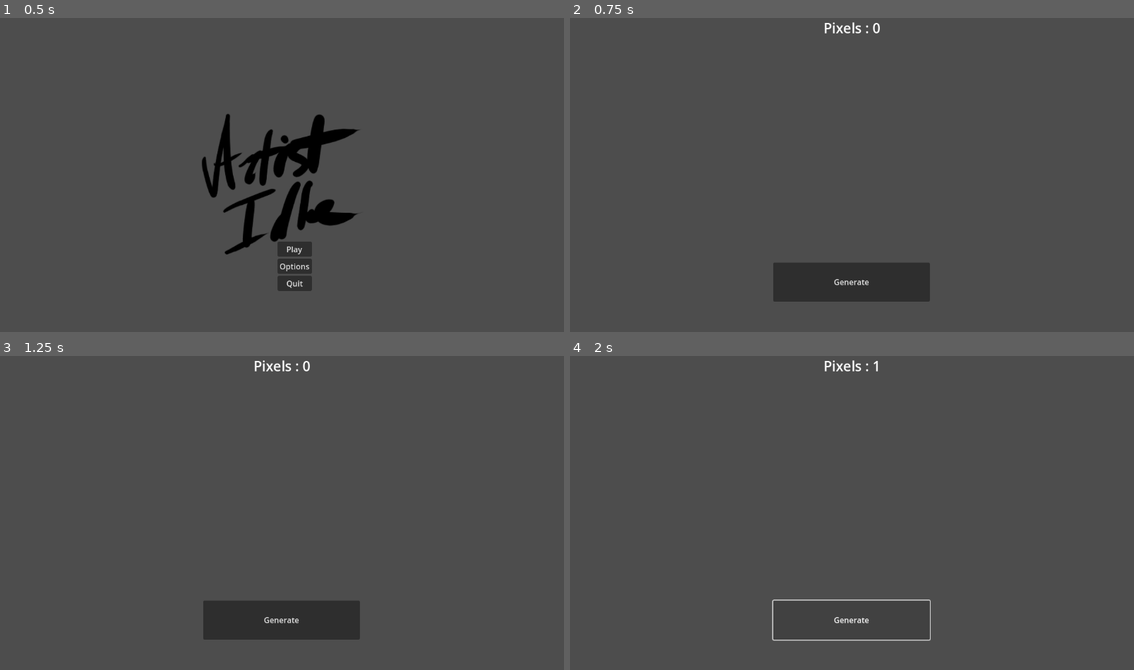
Above: before the commit, frames 1-4 (two rows, left to right).
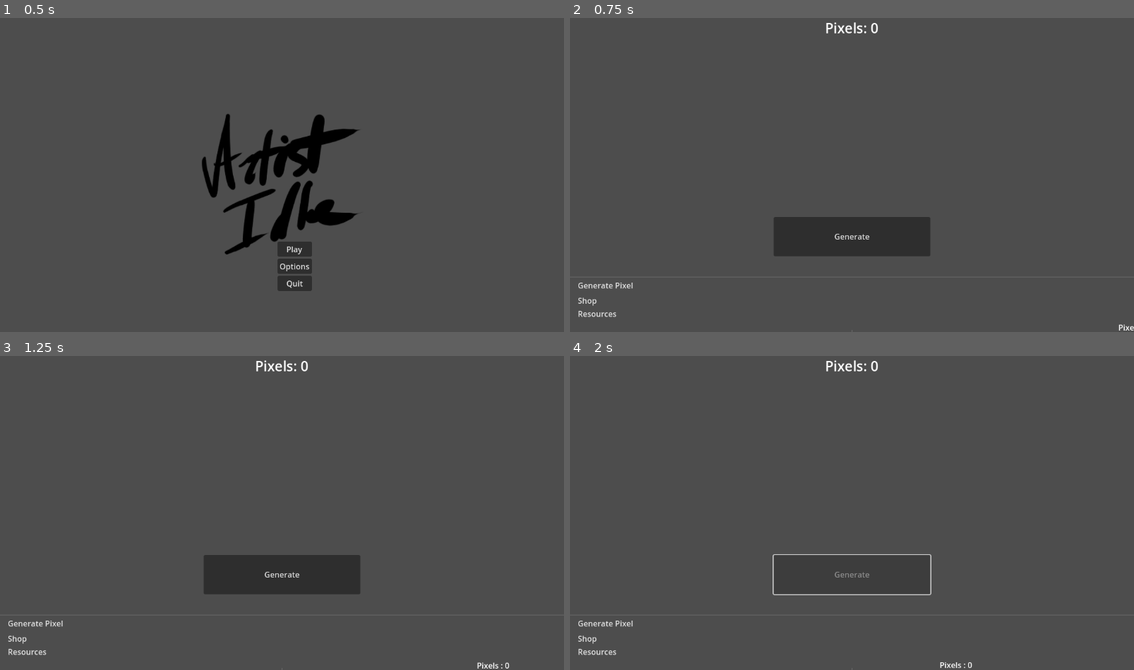
Above: after the commit, the same moments.

Repository: conquestace/ArtistIdle
Game: Godot game, scene res://scenes/menu.tscn
Same seed, same stepped clock (60 frames per second), same inputs: the game is played once before the commit and once after it.
Inputs:
- Up to frame 1 (0.5 s): no input
- Up to frame 2 (0.75 s): click "Play" at 0.5 s
- Up to frame 3 (1.25 s): no input
- Up to frame 4 (2 s): click "Generate" at 1.25 s

Frame 1 is identical in both runs. In frame 2, 7.2% of the frame differs, in the area x 1-100%, y 1-100%; in frame 3, 7.3%, in the area x 1-91%, y 1-100%; in frame 4, 1.2%.

Commit message:
work of day

Diff:
--- /dev/null
+++ b/code/GeneratePixels.gd
@@ -0,0 +1,51 @@
+class_name GeneratePixel
+extends Control
+
+@export var label : Label
+@export var button : Button
+@export var timer : Timer
+
+## for Signalling
+@export var view : UserInterface.Views
+## references to the user interface
+@export var user_interface : UserInterface
+
+
+
+func _ready() -> void:
+	update_label_text()
+	user_interface.navigation_requested.connect(_on_navigation_request)
+	visible = true
+
+func _procress(_delta: float) -> void:
+	update_label_text()
+
+func generate_pixel() -> void:
+	Game.ref.data.pixels += 1
+	update_label_text()
+
+func update_label_text() -> void:
+	label.text = "Pixels: %s" %Game.ref.data.pixels
+
+func begin_generating_pixels() -> void:
+	timer.start()
+	button.disabled = true
+
+
+func _on_button_pressed() -> void:
+	begin_generating_pixels()
+
+
+func _on_timer_timeout() -> void:
+	generate_pixel()
+
+
+func _on_generate_pressed():
+	begin_generating_pixels()
+
+## Watches for navigation request and reacts accordingly
+func _on_navigation_request(requested_view : UserInterface.Views) -> void:
+	if requested_view == view:
+		visible = true
+		return
+	visible = false
--- /dev/null
+++ b/code/Resources.gd
@@ -0,0 +1,2 @@
+class_name Resources
+extends LinkButton
--- /dev/null
+++ b/code/TickerLabel.gd
@@ -0,0 +1,11 @@
+class_name TickerLabel
+extends Label
+
+func _onready():
+	text = "pixel"
+
+func _process(_delta: float) -> void:
+	update_text()
+
+func update_text() -> void:
+	text = "Pixels : %s" %Game.ref.data.pixels
--- a/code/game.gd
+++ /dev/null
@@ -1,28 +0,0 @@
-class_name Game
-extends Control
-##Clicker for Artist AIdle.
-
-
-@export var label : Label
-##Current amount of Pixels baked.
-var pixels : int = 0
-
-
-## Initialize the game at launch.
-func _ready() -> void:
-	update_label_text()
-
-
-## Creates 1 pixel per click.
-func generate_pixel() -> void:
-	pixels += 1
-	update_label_text()
-
-## Updates the label
-func update_label_text() -> void:
-	label.text = "Pixels : %s" %pixels
-
-
-## Clicking the Button generates pixels
-func _on_generate_pressed() -> void:
-	generate_pixel()
--- a/code/menu.gd
+++ b/code/menu.gd
@@ -1,7 +1,7 @@
 extends Control
 
 func _on_play_pressed():
-	get_tree().change_scene_to_file("res://scenes/game.tscn")
+	get_tree().change_scene_to_file("res://scenes/game/game.tscn")
 
 func _on_options_pressed():
 	get_tree().change_scene_to_file("res://scenes/options.tscn")
--- /dev/null
+++ b/code/scrollingticker.gd
@@ -0,0 +1,24 @@
+class_name TickerText
+extends Control
+
+@onready var ticker_label = $TickerLabel
+@onready var animation_player = $AnimationPlayer
+
+
+
+func _ready():
+	animation_player.play("Scroll")
+
+func set_text(new_text):
+	ticker_label.text = new_text
+	reset_animation()
+
+func reset_animation():
+	animation_player.stop
+	ticker_label.rect_min_size = Vector2(ticker_label.font.get_string_size(ticker_label.text).x, ticker_label.rect_min_size.y)
+	animation_player.play("Scroll")
+
+
+# Called every frame. 'delta' is the elapsed time since the previous frame.
+func _process(delta):
+	pass
--- /dev/null
+++ b/code/shop.gd
@@ -0,0 +1,17 @@
+class_name Shop
+extends Control
+
+## for Signalling
+@export var view : UserInterface.Views
+@export var user_interface : UserInterface
+
+func _ready() -> void:
+	user_interface.navigation_requested.connect(_on_navigation_request)
+	visible = false
+
+## Watches for navigation request and reacts accordingly
+func _on_navigation_request(requested_view : UserInterface.Views) -> void:
+	if requested_view == view:
+		visible = true
+		return
+	visible = false
--- /dev/null
+++ b/code/user_interface.gd
@@ -0,0 +1,18 @@
+class_name UserInterface
+extends Control
+##Main Screen for Artist AIdle.
+
+enum Views {
+	GENERATE_PIXELS,
+	SHOP,
+}
+
+signal navigation_requested(view : Views)
+
+
+func _on_gen_pix_link_pressed() -> void:
+	navigation_requested.emit(Views.GENERATE_PIXELS)
+
+
+func _on_shoplink_pressed() -> void:
+	navigation_requested.emit(Views.SHOP)
--- a/project.godot
+++ b/project.godot
@@ -15,6 +15,12 @@
 config/features=PackedStringArray("4.2", "GL Compatibility")
 config/icon="res://icon.svg"
 
+[file_customization]
+
+folder_colors={
+"res://scripts/": "pink"
+}
+
 [rendering]
 
 renderer/rendering_method="gl_compatibility"
--- a/scenes/game.tscn
+++ b/scenes/GeneratePixels.tscn
@@ -1,16 +1,20 @@
-[gd_scene load_steps=2 format=3 uid="uid://dq53b7sh0ka3a"]
+[gd_scene load_steps=2 format=3 uid="uid://cmakwlb4xrdkc"]
 
-[ext_resource type="Script" path="res://code/game.gd" id="1_ntmhr"]
+[ext_resource type="Script" path="res://code/GeneratePixels.gd" id="1_4b7ca"]
 
-[node name="Game" type="Control" node_paths=PackedStringArray("label")]
+[node name="GeneratePixels" type="Control" node_paths=PackedStringArray("label", "button", "timer")]
 layout_mode = 3
 anchors_preset = 15
 anchor_right = 1.0
 anchor_bottom = 1.0
 grow_horizontal = 2
 grow_vertical = 2
-script = ExtResource("1_ntmhr")
+script = ExtResource("1_4b7ca")
 label = NodePath("Pixels")
+button = NodePath("Generate")
+timer = NodePath("Timer")
+
+[node name="Timer" type="Timer" parent="."]
 
 [node name="Pixels" type="Label" parent="."]
 layout_mode = 0
@@ -25,17 +29,18 @@
 [node name="Generate" type="Button" parent="."]
 custom_minimum_size = Vector2(320, 80)
 layout_mode = 1
-anchors_preset = -1
-anchor_left = 0.499132
-anchor_top = 0.904321
-anchor_right = 0.499132
-anchor_bottom = 0.904321
+anchors_preset = 7
+anchor_left = 0.5
+anchor_top = 1.0
+anchor_right = 0.5
+anchor_bottom = 1.0
 offset_left = -160.0
-offset_top = -80.0
+offset_top = -116.0
 offset_right = 160.0
+offset_bottom = -36.0
 grow_horizontal = 2
 grow_vertical = 0
 text = "Generate"
-metadata/_edit_use_anchors_ = true
 
+[connection signal="timeout" from="Timer" to="." method="_on_timer_timeout"]
 [connection signal="pressed" from="Generate" to="." method="_on_generate_pressed"]
--- /dev/null
+++ b/scenes/game/game.gd
@@ -0,0 +1,23 @@
+class_name Game
+extends Node
+
+## Main node of the game
+
+## Singleton reference
+static var ref : Game
+
+## Singleton check
+func _singleton_check() -> void:
+	if not ref:
+		ref = self
+		return
+
+	queue_free()
+
+## Contains data to save and load
+var data : Data
+
+## Singleton check and Data initalization
+func _enter_tree() -> void:
+	_singleton_check()
+	data = Data.new()
--- /dev/null
+++ b/scenes/game/game.tscn
@@ -0,0 +1,9 @@
+[gd_scene load_steps=3 format=3 uid="uid://bv2qhskncn2ud"]
+
+[ext_resource type="Script" path="res://scenes/game/game.gd" id="1_morv0"]
+[ext_resource type="PackedScene" uid="uid://bpt208h8vpo72" path="res://scenes/user_interface.tscn" id="2_qiunw"]
+
+[node name="Game" type="Node"]
+script = ExtResource("1_morv0")
+
+[node name="UserInterface" parent="." instance=ExtResource("2_qiunw")]
--- /dev/null
+++ b/scenes/scrollingticker.tscn
@@ -0,0 +1,93 @@
+[gd_scene load_steps=6 format=3 uid="uid://cmm3usxaehjcg"]
+
+[ext_resource type="Script" path="res://code/scrollingticker.gd" id="1_sqhw5"]
+[ext_resource type="Script" path="res://code/TickerLabel.gd" id="2_723cf"]
+
+[sub_resource type="Animation" id="Animation_ewpd7"]
+length = 0.001
+tracks/0/type = "value"
+tracks/0/imported = false
+tracks/0/enabled = true
+tracks/0/path = NodePath(".:position")
+tracks/0/interp = 1
+tracks/0/loop_wrap = true
+tracks/0/keys = {
+"times": PackedFloat32Array(0),
+"transitions": PackedFloat32Array(1),
+"update": 0,
+"values": [Vector2(5, 4)]
+}
+tracks/1/type = "value"
+tracks/1/imported = false
+tracks/1/enabled = true
+tracks/1/path = NodePath(".:rotation")
+tracks/1/interp = 1
+tracks/1/loop_wrap = true
+tracks/1/keys = {
+"times": PackedFloat32Array(0),
+"transitions": PackedFloat32Array(1),
+"update": 0,
+"values": [0.0]
+}
+
+[sub_resource type="Animation" id="Animation_aof82"]
+resource_name = "Scroll"
+loop_mode = 1
+tracks/0/type = "value"
+tracks/0/imported = false
+tracks/0/enabled = true
+tracks/0/path = NodePath(".:position")
+tracks/0/interp = 1
+tracks/0/loop_wrap = true
+tracks/0/keys = {
+"times": PackedFloat32Array(0, 0.5, 0.8, 1),
+"transitions": PackedFloat32Array(1, 1, 1, 1),
+"update": 0,
+"values": [Vector2(1160, 6), Vector2(2, 3), Vector2(-648, 4), Vector2(-1155, 3)]
+}
+tracks/1/type = "value"
+tracks/1/imported = false
+tracks/1/enabled = true
+tracks/1/path = NodePath(".:rotation")
+tracks/1/interp = 1
+tracks/1/loop_wrap = true
+tracks/1/keys = {
+"times": PackedFloat32Array(0, 0.5, 0.8, 1),
+"transitions": PackedFloat32Array(1, 1, 1, 1),
+"update": 0,
+"values": [0.0, 0.0, 0.0, 0.0]
+}
+
+[sub_resource type="AnimationLibrary" id="AnimationLibrary_cvmhm"]
+_data = {
+"RESET": SubResource("Animation_ewpd7"),
+"Scroll": SubResource("Animation_aof82")
+}
+
+[node name="Control" type="Control"]
+layout_mode = 3
+anchors_preset = 15
+anchor_right = 1.0
+anchor_bottom = 1.0
+grow_horizontal = 2
+grow_vertical = 2
+script = ExtResource("1_sqhw5")
+
+[node name="AnimationPlayer" type="AnimationPlayer" parent="."]
+root_node = NodePath("../TickerLabel")
+libraries = {
+"": SubResource("AnimationLibrary_cvmhm")
+}
+speed_scale = 0.126
+
+[node name="TickerLabel" type="Label" parent="."]
+layout_mode = 1
+anchors_preset = 10
+anchor_right = 1.0
+offset_left = 5.0
+offset_top = 4.0
+offset_right = 4613.0
+offset_bottom = 27.0
+grow_horizontal = 2
+text = "text"
+script = ExtResource("2_723cf")
--- /dev/null
+++ b/scenes/shop.tscn
@@ -0,0 +1,20 @@
+[gd_scene load_steps=2 format=3 uid="uid://diyltduluat6k"]
+
+[ext_resource type="Script" path="res://code/shop.gd" id="1_is36h"]
+
+[node name="shop" type="Control"]
+layout_mode = 3
+anchors_preset = 15
+anchor_right = 1.0
+anchor_bottom = 1.0
+grow_horizontal = 2
+grow_vertical = 2
+script = ExtResource("1_is36h")
+
+[node name="TextEdit" type="TextEdit" parent="."]
+layout_mode = 0
+offset_left = 276.0
+offset_top = 158.0
+offset_right = 754.0
+offset_bottom = 439.0
+text = "shop"
--- /dev/null
+++ b/scenes/user_interface.tscn
@@ -0,0 +1,99 @@
+[gd_scene load_steps=5 format=3 uid="uid://bpt208h8vpo72"]
+
+[ext_resource type="Script" path="res://code/user_interface.gd" id="1_osryp"]
+[ext_resource type="PackedScene" uid="uid://cmakwlb4xrdkc" path="res://scenes/GeneratePixels.tscn" id="2_s1q8m"]
+[ext_resource type="PackedScene" uid="uid://diyltduluat6k" path="res://scenes/shop.tscn" id="3_a25vv"]
+[ext_resource type="PackedScene" uid="uid://cmm3usxaehjcg" path="res://scenes/scrollingticker.tscn" id="4_rh3a6"]
+
+[node name="UserInterface" type="Control"]
+layout_mode = 3
+anchors_preset = 15
+anchor_right = 1.0
+anchor_bottom = 1.0
+grow_horizontal = 2
+grow_vertical = 2
+script = ExtResource("1_osryp")
+
+[node name="VBoxContainer" type="VBoxContainer" parent="."]
+layout_mode = 1
+anchors_preset = 15
+anchor_right = 1.0
+anchor_bottom = 1.0
+grow_horizontal = 2
+grow_vertical = 2
+
+[node name="MainView" type="Control" parent="VBoxContainer"]
+layout_mode = 2
+size_flags_vertical = 3
+
+[node name="GeneratePixels" parent="VBoxContainer/MainView" node_paths=PackedStringArray("user_interface") instance=ExtResource("2_s1q8m")]
+visible = false
+layout_mode = 1
+user_interface = NodePath("../../..")
+
+[node name="shop" parent="VBoxContainer/MainView" node_paths=PackedStringArray("user_interface") instance=ExtResource("3_a25vv")]
+visible = false
+layout_mode = 1
+view = 1
+user_interface = NodePath("../../..")
+
+[node name="HSeparator" type="HSeparator" parent="VBoxContainer"]
+layout_mode = 2
+
+[node name="BottomPanel" type="Control" parent="VBoxContainer"]
+custom_minimum_size = Vector2(0, 100)
+layout_mode = 2
+
+[node name="ticker" parent="VBoxContainer/BottomPanel" instance=ExtResource("4_rh3a6")]
+layout_mode = 2
+anchors_preset = 0
+anchor_right = 0.0
+anchor_bottom = 0.0
+offset_left = 4.0
+offset_top = 80.0
+offset_right = 1156.0
+offset_bottom = 80.0
+
+[node name="HBoxContainer" type="HBoxContainer" parent="VBoxContainer/BottomPanel"]
+layout_mode = 1
+anchors_preset = 15
+anchor_right = 1.0
+anchor_bottom = 1.0
+grow_horizontal = 2
+grow_vertical = 2
+
+[node name="Navigator" type="Control" parent="VBoxContainer/BottomPanel/HBoxContainer"]
+layout_mode = 2
+
+[node name="MarginContainer" type="MarginContainer" parent="VBoxContainer/BottomPanel/HBoxContainer/Navigator"]
+layout_mode = 0
+offset_right = 40.0
+offset_bottom = 40.0
+theme_override_constants/margin_left = 16
+
+[node name="HBoxContainer" type="VBoxContainer" parent="VBoxContainer/BottomPanel/HBoxContainer/Navigator/MarginContainer"]
+layout_mode = 2
+
+[node name="GenPixLink" type="LinkButton" parent="VBoxContainer/BottomPanel/HBoxContainer/Navigator/MarginContainer/HBoxContainer"]
+layout_mode = 2
+text = "Generate Pixel"
+underline = 1
+
+[node name="VBoxContainer" type="VBoxContainer" parent="VBoxContainer/BottomPanel/HBoxContainer/Navigator/MarginContainer/HBoxContainer"]
+layout_mode = 2
+
+[node name="Shoplink" type="LinkButton" parent="VBoxContainer/BottomPanel/HBoxContainer/Navigator/MarginContainer/HBoxContainer"]
+layout_mode = 2
+text = "Shop"
+underline = 1
+
+[node name="Resources" type="LinkButton" parent="VBoxContainer/BottomPanel/HBoxContainer/Navigator/MarginContainer/HBoxContainer"]
+layout_mode = 2
+text = "Resources"
+underline = 1
+
+[node name="VSeparator" type="VSeparator" parent="VBoxContainer"]
+layout_mode = 2
+
+[connection signal="pressed" from="VBoxContainer/BottomPanel/HBoxContainer/Navigator/MarginContainer/HBoxContainer/GenPixLink" to="." method="_on_gen_pix_link_pressed"]
+[connection signal="pressed" from="VBoxContainer/BottomPanel/HBoxContainer/Navigator/MarginContainer/HBoxContainer/Shoplink" to="." method="_on_shoplink_pressed"]
--- /dev/null
+++ b/scripts/data/data.gd
@@ -0,0 +1,7 @@
+class_name Data
+extends Resource
+
+## Contain data to save and load.
+
+## Current amount of pixels avaliable
+@export var pixels : int = 0
